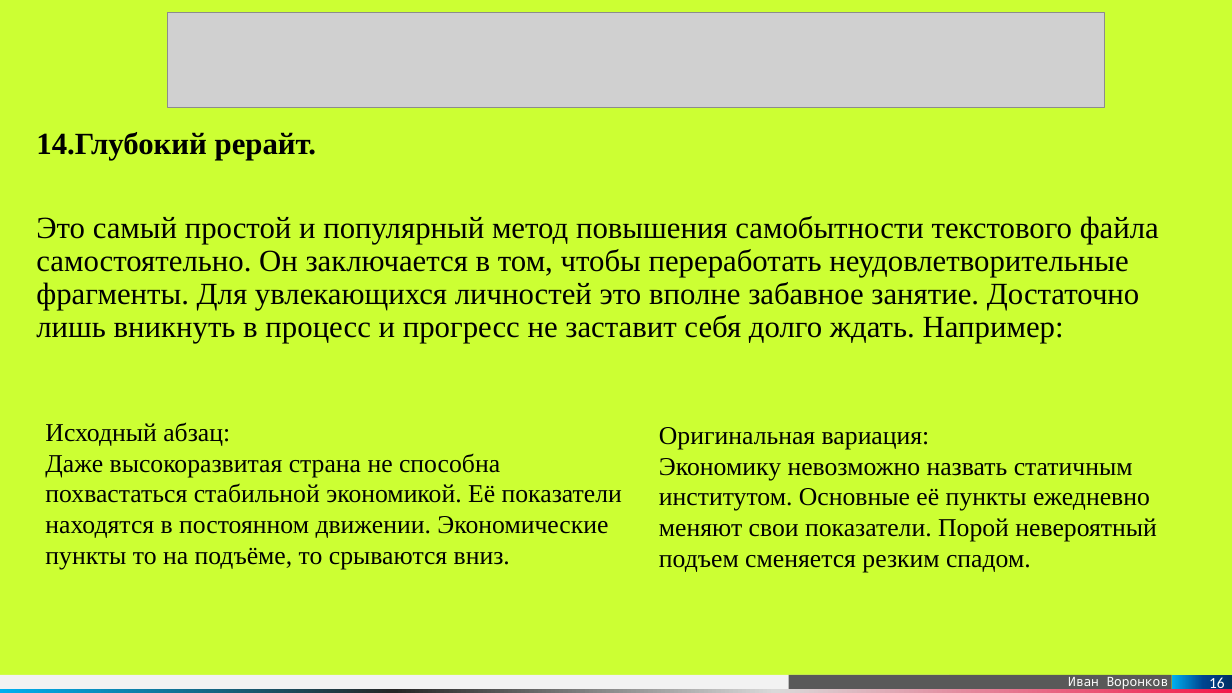
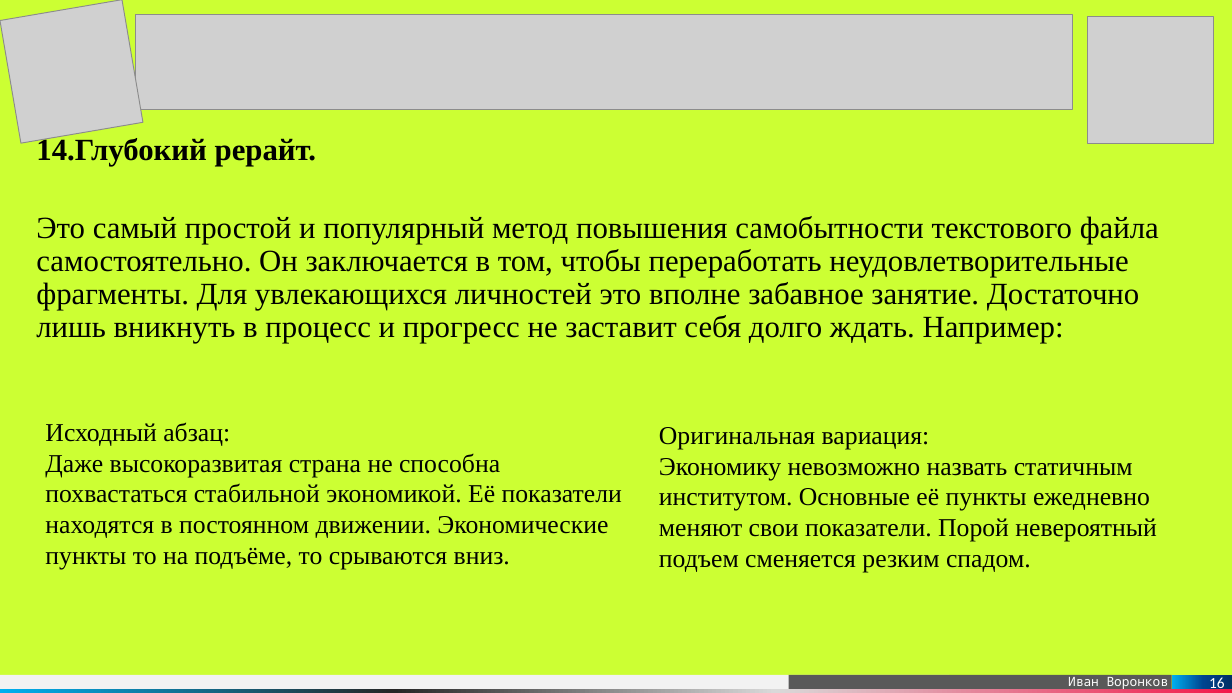
Before and after one commit to NurzhanKalniyazov/anti, a slide deck: slide 16 of Антиплагиат.pptx. Drawn at 1232x693 pixels with LibreOffice and Linux fonts; fonts in the diff are those of the drawing; grey boxes stand for pictures. Boxes give left, top, right and bottom in pixels: in the first picture for what was removed or moved away, otherwise in the second. Text is boxed around its words. In the diff, an @@ line names an element or a change of style, - is before the commit and + after.

```diff
--- a/Антиплагиат.pptx
+++ b/Антиплагиат.pptx
@@ picture added at [0,0,143,144] @@
@@ picture: place and size @@
-picture at [168,12,1104,107]
+picture at [136,15,1072,110]
@@ picture added at [1088,17,1214,143] @@
@@ text "14.Глубокий рерайт.": place and size @@
-text "14.Глубокий рерайт." at [36,132,317,160]
+text "14.Глубокий рерайт." at [36,136,317,166]
```
Also in this commit, not shown: 16 other slides changed, 5 other files.
